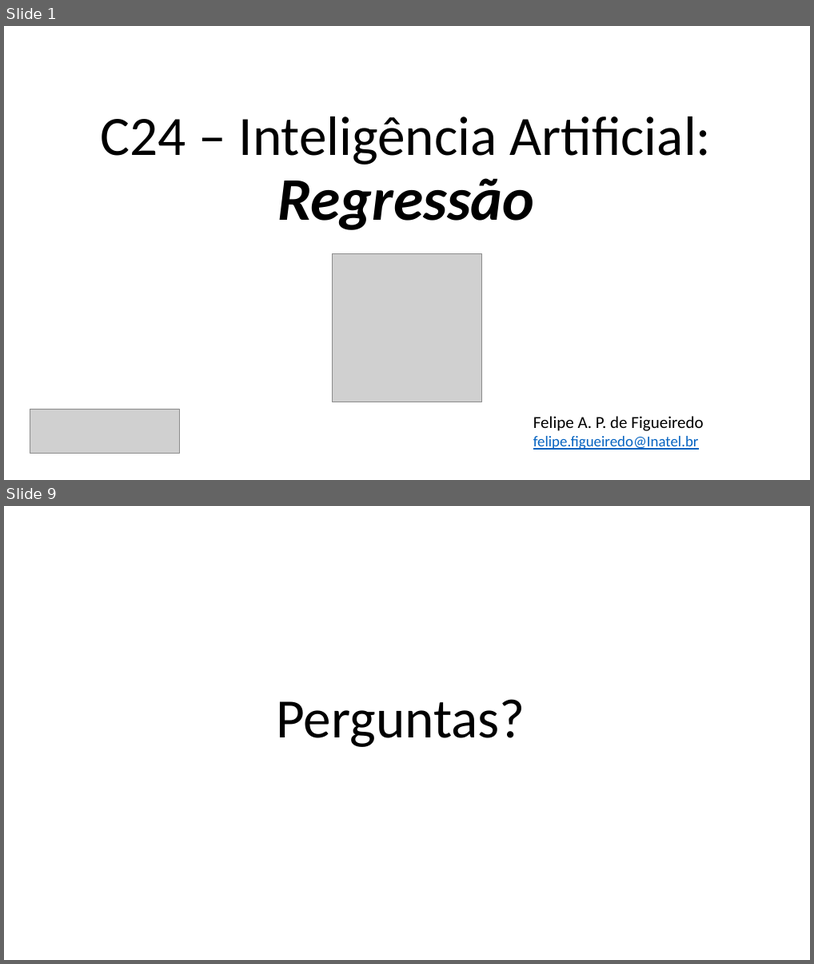
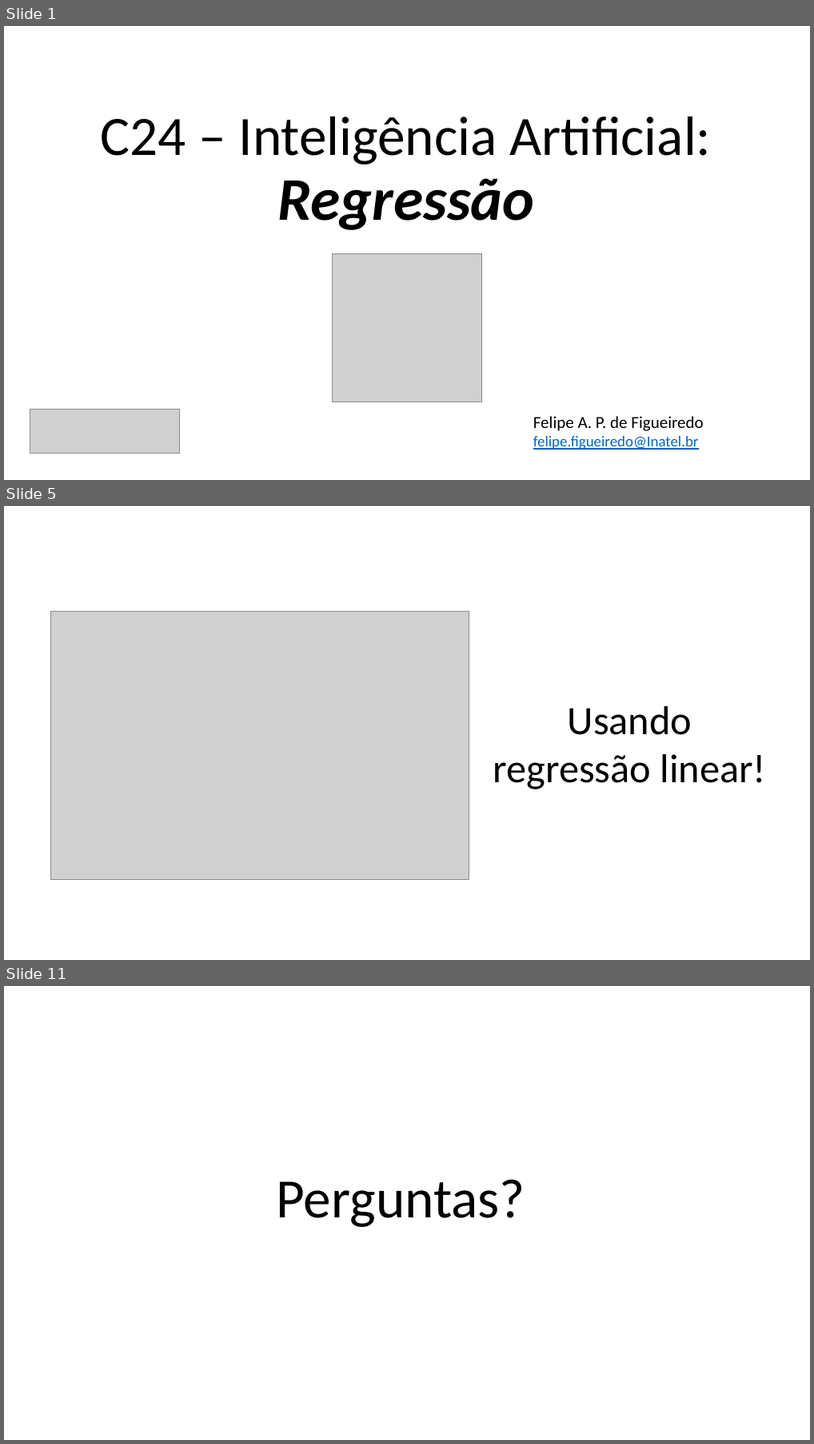
Before and after one commit to zz4fap/c24_inteligencia_artificial, a slide deck: slides/C24_Regressão.pptx. Shown one above the other, each under a label of ours: slides 1 and 9 before the commit, slides 1, 5 and 11 after it; the slides between them are not shown. The pictures are 814x964 and 814x1444 pixels, drawn with LibreOffice and Linux fonts; fonts in the diff are those of the drawing; grey boxes stand for pictures. Boxes give left, top, right and bottom in pixels: in the first picture for what was removed or moved away, otherwise in the second. Text is boxed around its words. In the diff, an @@ line names an element or a change of style, - is before the commit and + after.

```diff
--- a/slides/C24_Regressão.pptx
+++ b/slides/C24_Regressão.pptx
@@ slide 5 added at (4, 506, 810, 960), background #FFFFFF @@
@@ picture added at (50, 612, 470, 880) @@
@@ text added at (494, 706, 767, 789), 48 pt, text #000000 @@
+Usando regressão linear!
@@ what was slide 9 is now slide 11 @@
```
Also in this commit, not shown: 8 other slides added, 7 slides removed.
